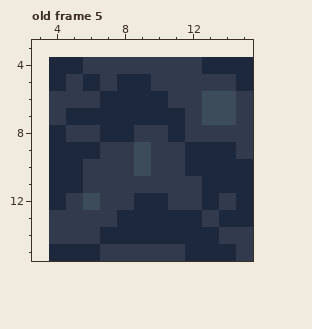
Two versions of one pixel-art file, assets/sprite/tilesetLevel2.aseprite. The picture above was drawn from the file before the commit.
12x12 pixels, 10 frames. Shown: old frame 5: x 3..15, y 3..15. The old version is drawn lined up with the new one, on the new canvas.
After:
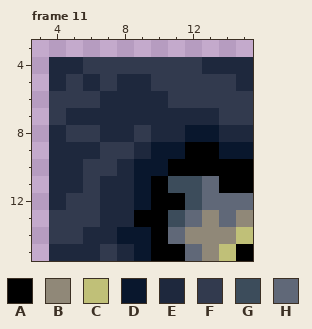
Palette (. is transparent): A #000000  B #908878  C #c0c078  D #09172d  E #1e283d  F #323a4e  G #3c4c5b  H #606878
A new or re-ordered frame is compared with the old frame closest to it.
Change:
canvas 12x12 -> 16x16, the old top-left corner now at 4,4
frames 10 -> 11
--- frame 11 is new; against old frame 5
@@ x 3..15 @@
  5 .EFEFEEFFFFFE
- 6 .FFFEEEEFFGGF
- 7 .FEEEEEEEFGGF
- 8 .EFFEEFFEFFFF
- 9 .EEEFFGFFEEEF
-10 .EEFFFGFFEEEE
-11 .EEFFFFFFFEEE
-12 .EFGFFEEFFEFE
-13 .FFFFEEEEEFEE
-14 .FFFEEEEEEEFF
-15 .EEEFFFFFEEEF
+ 6 .FFFEEEEFFFFF
+ 7 .FEEEEEEEEEFF
+ 8 .EFFEEFEEDDEE
+ 9 .EEEFFEDDAADD
+10 .EEFFEDDAAAAA
+11 .EEFEEDAGGHAA
+12 .EFFEEDAAGHHH
+13 .FFFEEAAGHBHB
+14 .FFEEDDAHBBBC
+15 .EEEFEDAAHBCA
Where, in picture pixels (left, top, right, bottom), the same in both pictures:
changed: (83, 91, 253, 261)
